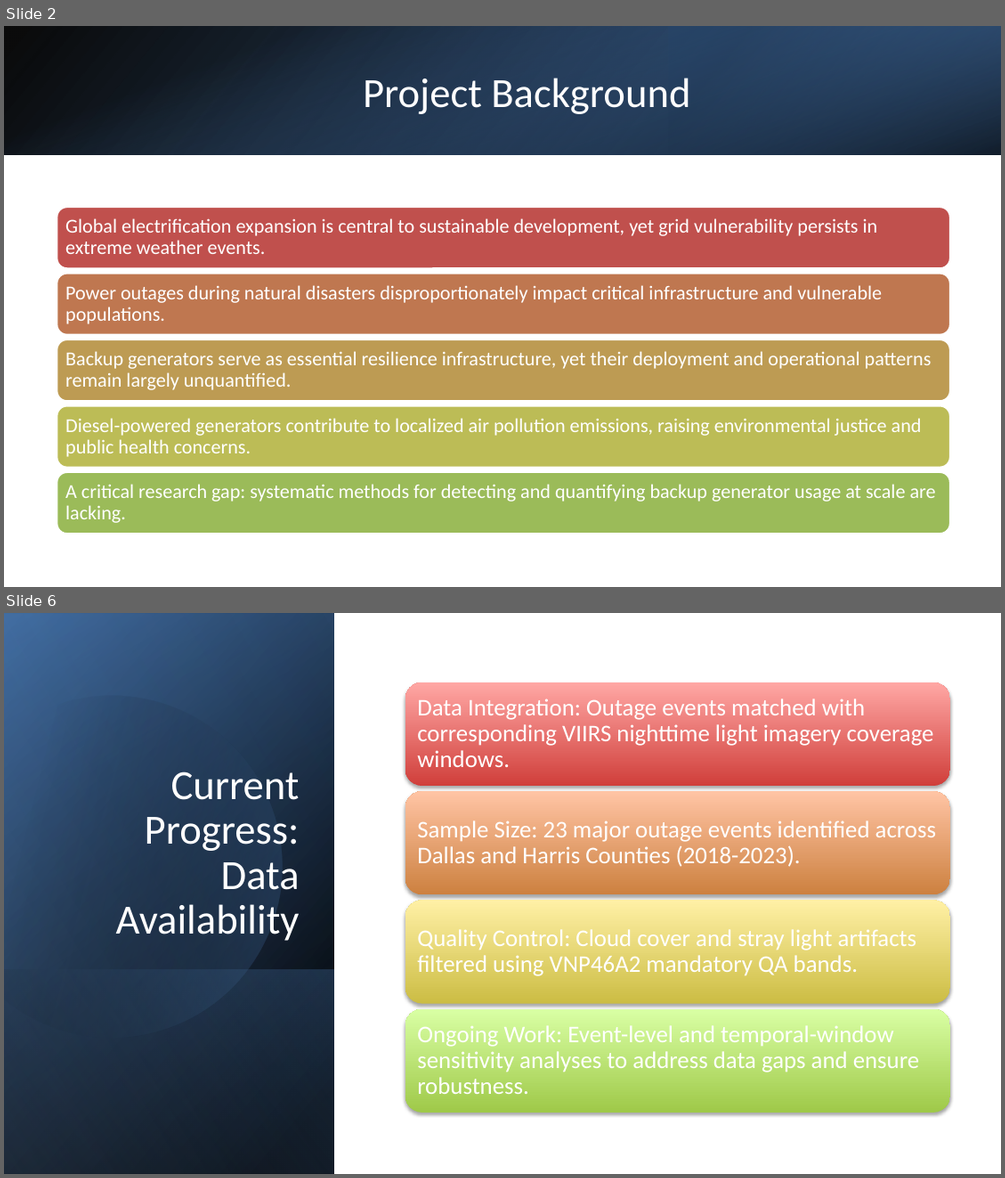
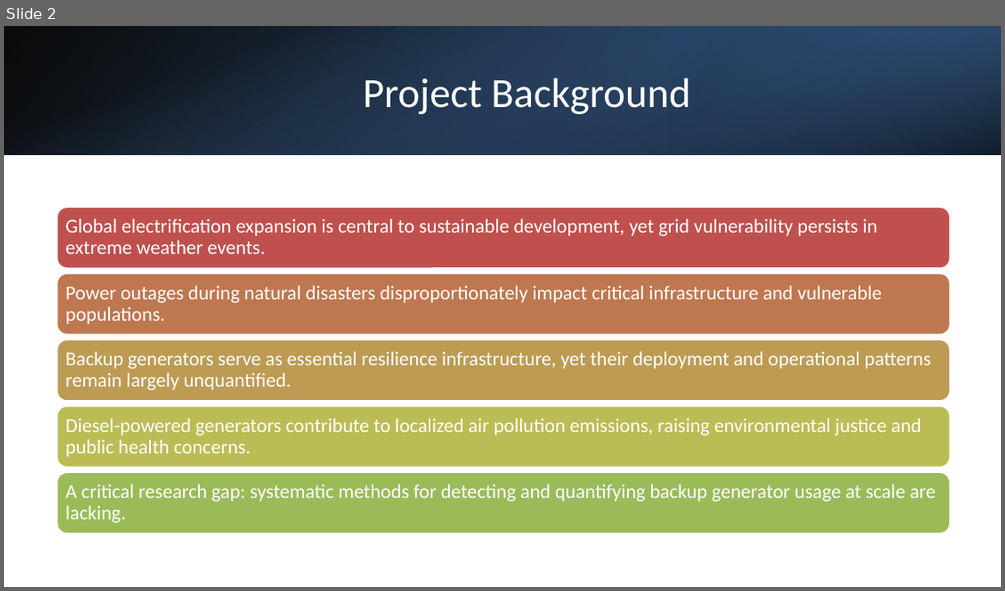
Before and after one commit to ZhiyuanZhaoMicheal/Practicum, a slide deck: docs/Backup_Generator_Project.pptx. Shown one above the other, each under a label of ours: slides 2 and 6 before the commit, slide 2 after it; the slides between them are not shown. The pictures are 1005x1178 and 1005x591 pixels, drawn with LibreOffice and Linux fonts; fonts in the diff are those of the drawing. Boxes give left, top, right and bottom in pixels: in the first picture for what was removed or moved away, otherwise in the second. Text is boxed around its words. In the diff, an @@ line names an element or a change of style, - is before the commit and + after.

```diff
--- a/docs/Backup_Generator_Project.pptx
+++ b/docs/Backup_Generator_Project.pptx
@@ slide 6 removed at (x1=4, y1=613, x2=1001, y2=1174), background #FFFFFF @@
@@ rectangle removed at (x1=4, y1=613, x2=334, y2=1174) @@
@@ rectangle removed at (x1=4, y1=613, x2=334, y2=1174) @@
@@ rectangle removed at (x1=4, y1=613, x2=334, y2=1174) @@
@@ freeform shape removed at (x1=4, y1=655, x2=323, y2=1071) @@
@@ title removed at (x1=116, y1=771, x2=299, y2=941) @@
-Current Progress: Data Availability
@@ rectangle removed at (x1=4, y1=969, x2=334, y2=1174) @@
@@ group removed at (x1=404, y1=682, x2=950, y2=1111): 4 rounded rectangles, 4 texts @@
-Data Integration: Outage events matched with corresponding VIIRS nighttime light imagery coverage windows.
-Sample Size: 23 major outage events identified across Dallas and Harris Counties (2018-2023).
-Quality Control: Cloud cover and stray light artifacts filtered using VNP46A2 mandatory QA bands.
-Ongoing Work: Event-level and temporal-window sensitivity analyses to address data gaps and ensure robustness.
```
Also in this commit, not shown: 3 slides changed, 5 slides added, 1 other slide removed, 3 other files.
